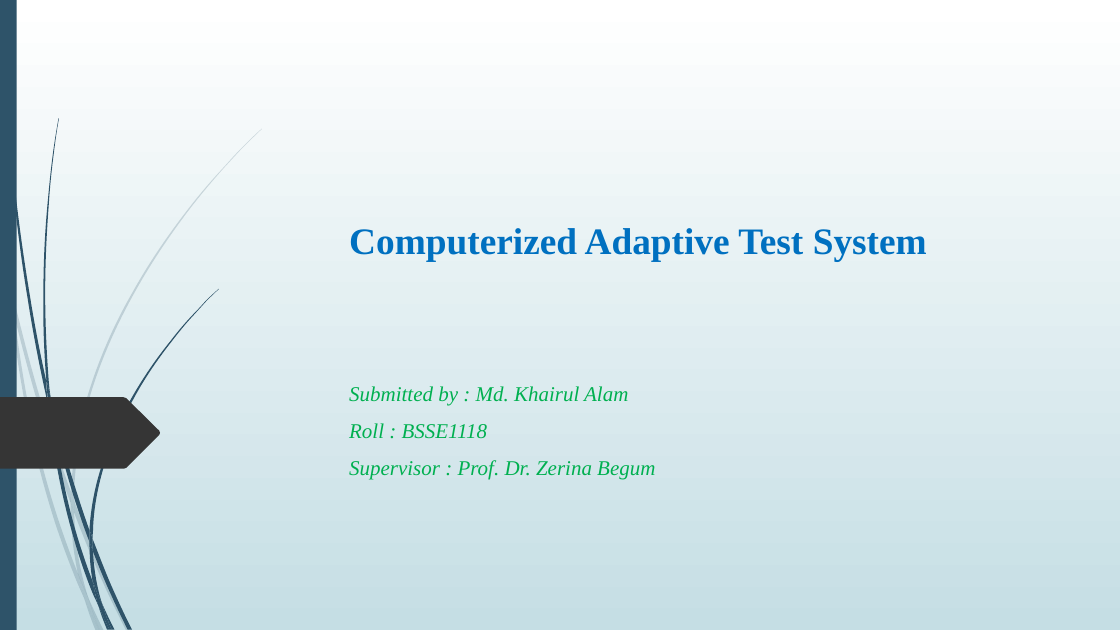
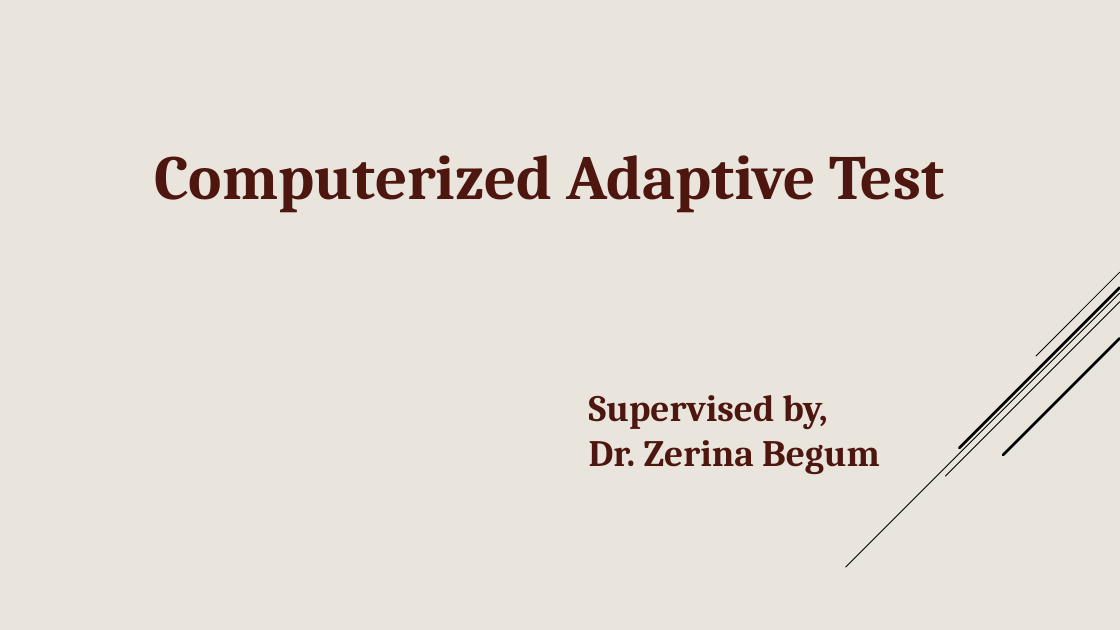
Before and after one commit to meKhairul/SPL---1, a slide deck: slide 2 of Computerized Adaptive Test System.pptx (slide 1 before the commit). Drawn at 1120x630 pixels with LibreOffice and Linux fonts; fonts in the diff are those of the drawing. Boxes give left, top, right and bottom in pixels: in the first picture for what was removed or moved away, otherwise in the second. Text is boxed around its words. In the diff, an @@ line names an element or a change of style, - is before the commit and + after.

Commit message:
final slide

```diff
--- a/Computerized Adaptive Test System.pptx
+++ b/Computerized Adaptive Test System.pptx
@@ background gradient #FFFFFF to #C5DEE5 to #E9E5DC @@
@@ rectangle removed at (0,0,17,630) @@
@@ text "Computerized Adaptive Test" at (155,155,944,213): vertical alignment bottom to top @@
@@ text at (155,155,944,213): text changed; size 32 to 54 pt; font Times New Roman to Cambria; text colour #0070C0 to #4E1710 @@
-Computerized Adaptive Test System
+Computerized Adaptive Test
@@ group added at (846,272,1120,567): 5 lines @@
@@ subtitle removed at (349,386,655,479) @@
-Submitted by : Md. Khairul Alam
-Roll : BSSE1118
-Supervisor : Prof. Dr. Zerina Begum
@@ freeform shape removed at (0,397,160,469) @@
@@ text added at (589,395,880,474), 32 pt, text #4E1710, bold @@
+Supervised by,
+Dr. Zerina Begum
@@ group removed at (0,129,262,630): 10 freeform shapes @@
@@ group removed at (3,0,218,630): 12 freeform shapes @@
```
Also in this commit, not shown: 3 other slides changed, 17 slides added, 8 slides removed.
